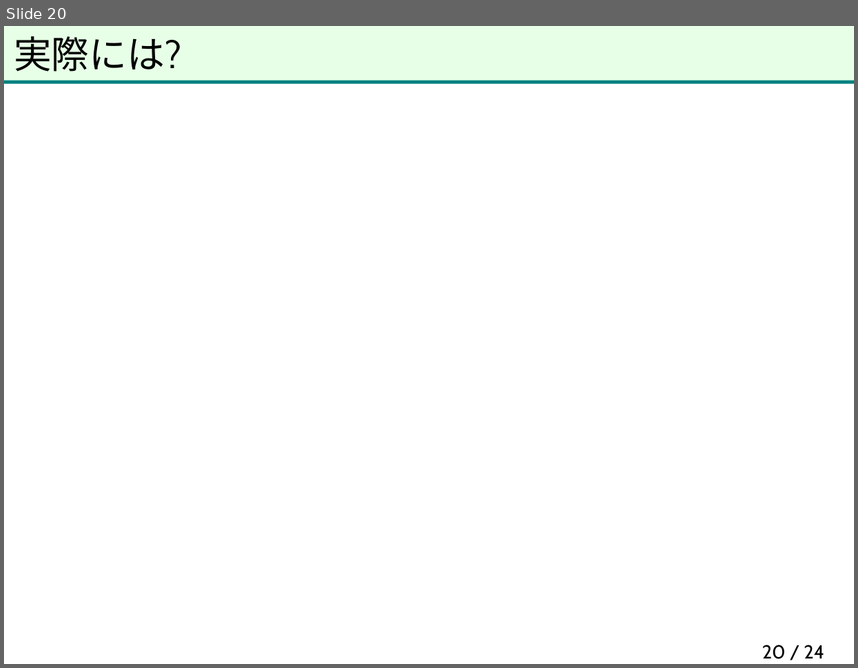
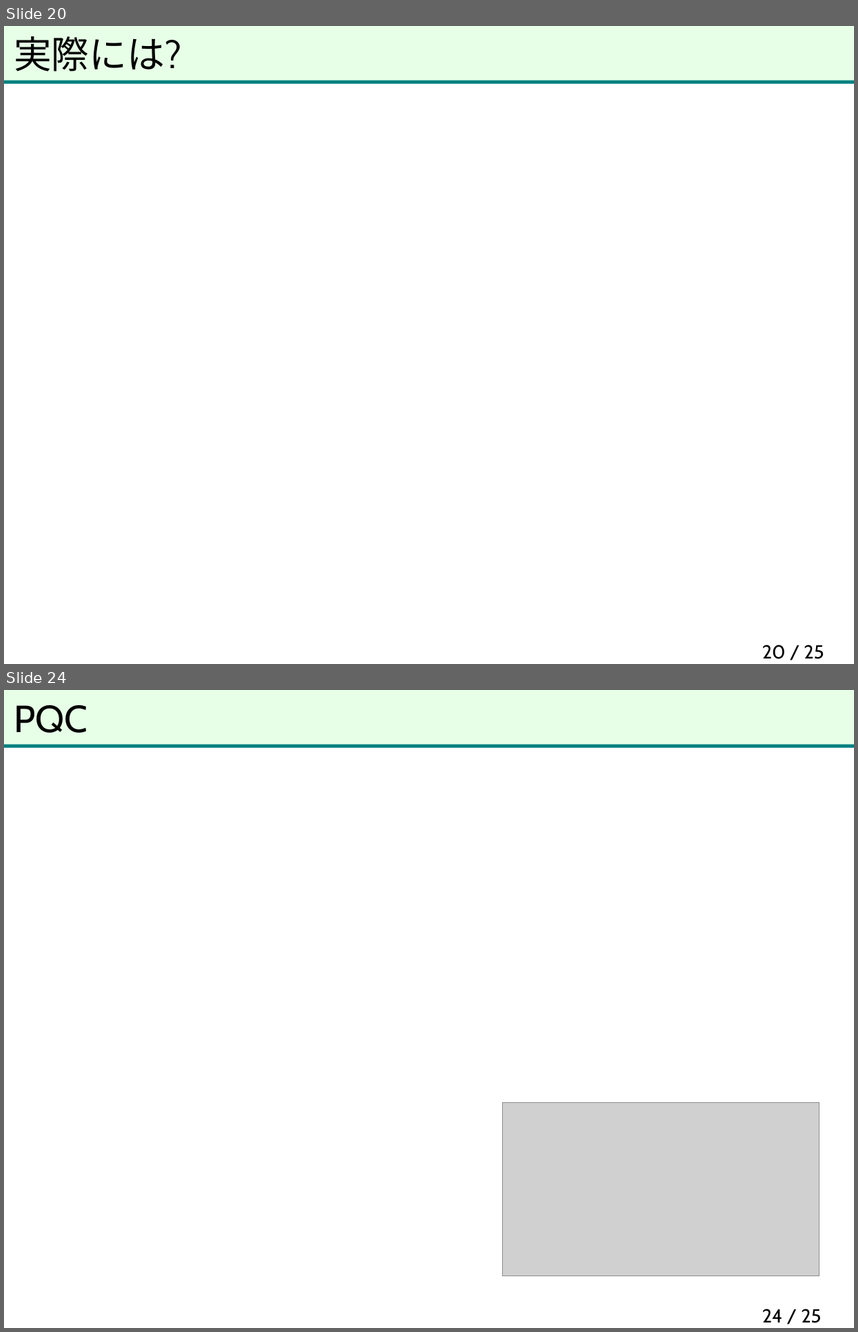
Before and after one commit to herumi/anninbon, a slide deck: lec/anninbon12.pptx. Shown one above the other, each under a label of ours: slide 20 before the commit, slides 20 and 24 after it; the slides between them are not shown. The pictures are 858x668 and 858x1332 pixels, drawn with LibreOffice and Linux fonts; fonts in the diff are those of the drawing; grey boxes stand for pictures; background and template pictures are left out. Boxes give left, top, right and bottom in pixels: in the first picture for what was removed or moved away, otherwise in the second. Text is boxed around its words. In the diff, an @@ line names an element or a change of style, - is before the commit and + after.

```diff
--- a/lec/anninbon12.pptx
+++ b/lec/anninbon12.pptx
@@ slide 24 added at [4,690,854,1328], background picture (left out); not listed: 2 template elements that a slide beside it also shows @@
@@ title added at [14,705,87,733], 32 pt, text #000000 @@
+PQC
@@ picture added at [503,1103,819,1276] @@
@@ page number added at [762,1308,821,1323], 16 pt, text #000000 @@
+24 / 25
@@ page number at [762,644,824,659]: text changed @@
-20 / 24
+20 / 25
```
Also in this commit, not shown: 2 slides changed, 4 other slides added, 1 other file.
